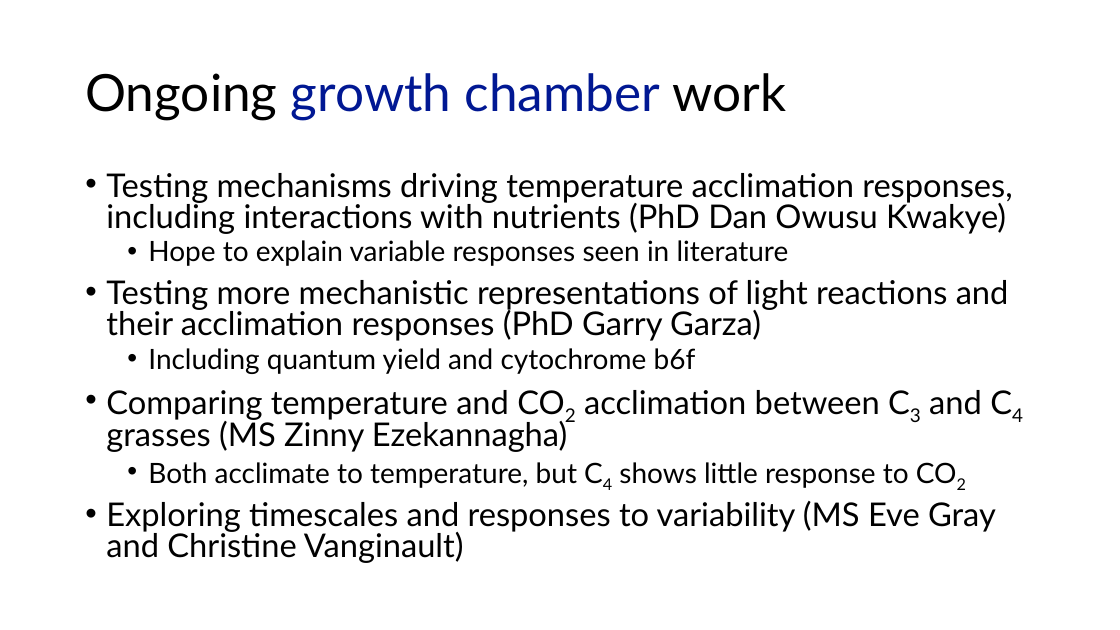
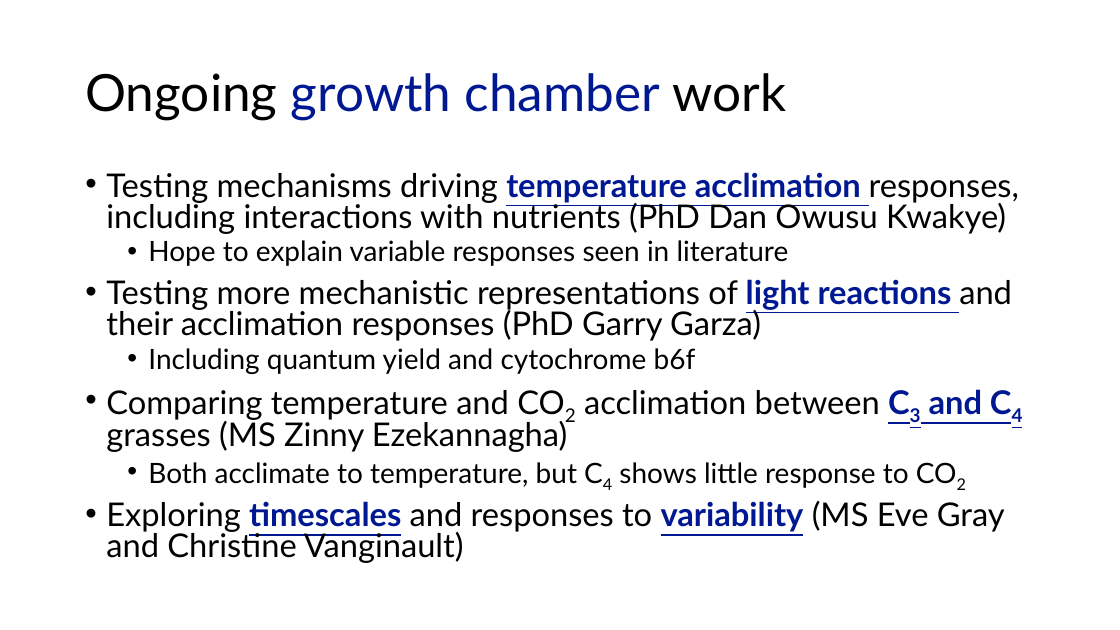
Before and after one commit to SmithEcophysLab/seminar, a slide deck: slide 31 of 2025_lemontree/src/lemontree_mtg_2025_smith.pptx. Drawn at 1120x630 pixels with LibreOffice and Linux fonts; fonts in the diff are those of the drawing. Boxes give left, top, right and bottom in pixels: in the first picture for what was removed or moved away, otherwise in the second. Text is boxed around its words. In the diff, an @@ line names an element or a change of style, - is before the commit and + after.

```diff
--- a/2025_lemontree/src/lemontree_mtg_2025_smith.pptx
+++ b/2025_lemontree/src/lemontree_mtg_2025_smith.pptx
@@ text at (x1=106, y1=172, x2=1019, y2=563): text colour #000000 to #011893, bold on, underline on in "temperature acclimation", "light reactions", "C3 and C4", "timescales variability" @@
```
Also in this commit, not shown: 4 other slides changed, 1 other file.
